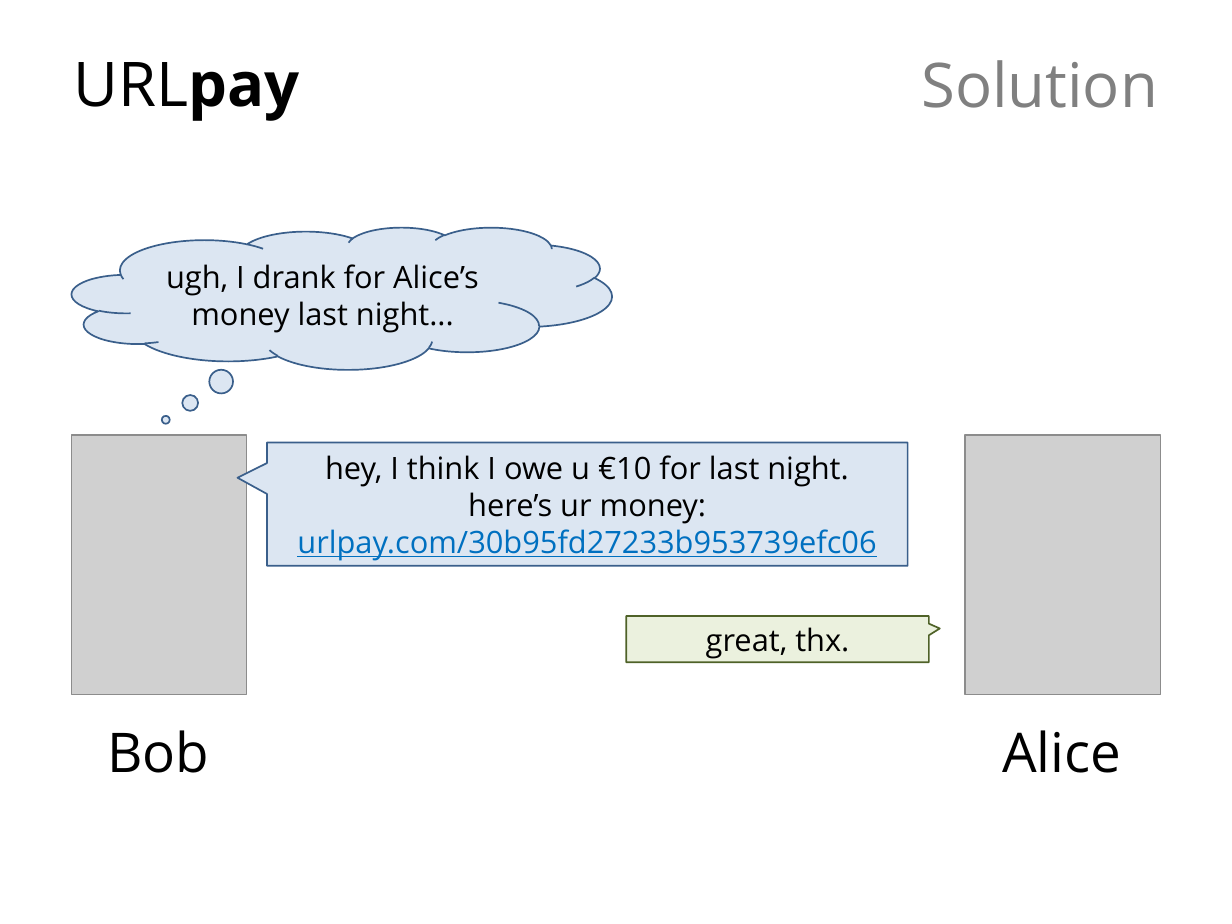
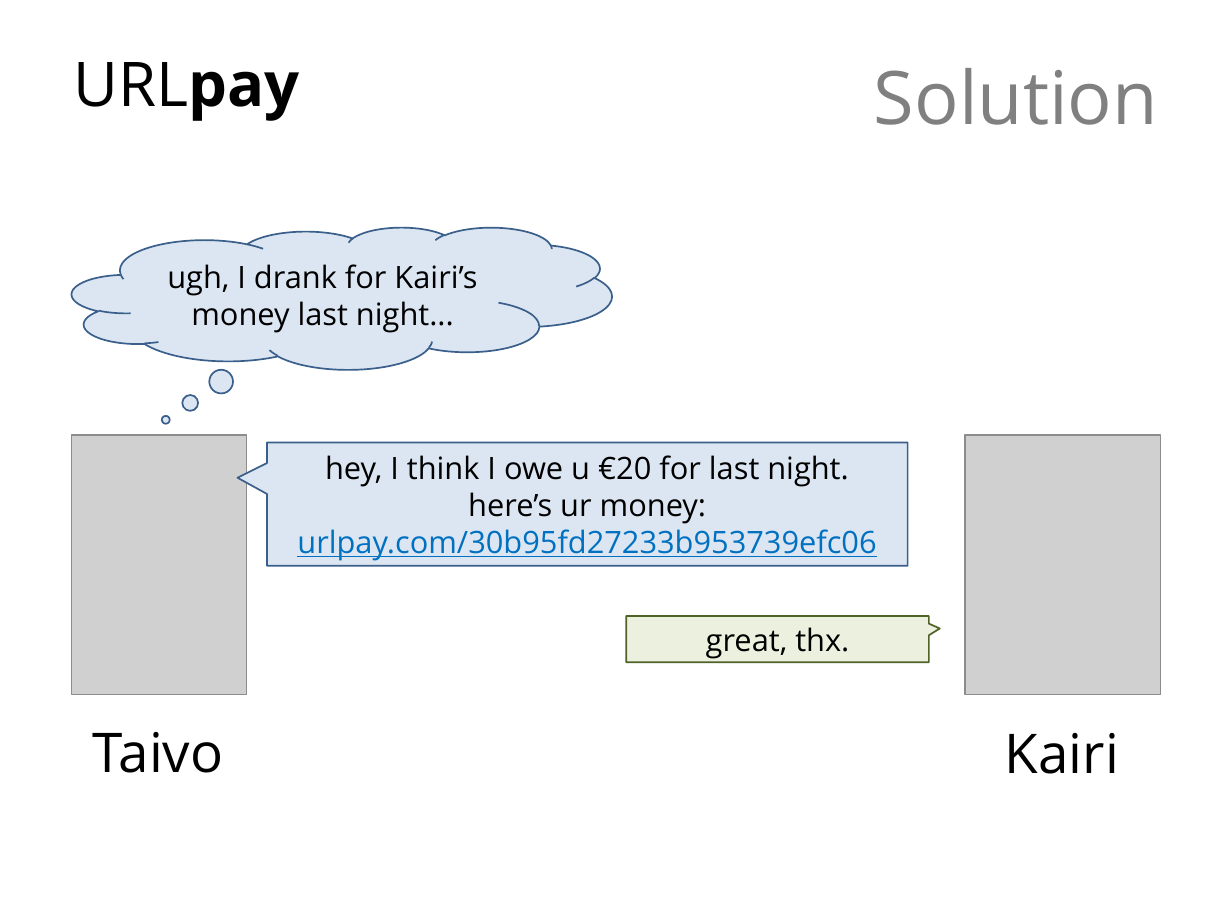
Before and after one commit to stenver/urlpay, a slide deck: slide 4 of pitch/presentation/esitlus.pptx. Drawn at 1232x924 pixels with LibreOffice and Linux fonts; fonts in the diff are those of the drawing; grey boxes stand for pictures. Boxes give left, top, right and bottom in pixels: in the first picture for what was removed or moved away, otherwise in the second. Text is boxed around its words. In the diff, an @@ line names an element or a change of style, - is before the commit and + after.

```diff
--- a/pitch/presentation/esitlus.pptx
+++ b/pitch/presentation/esitlus.pptx
@@ title "Solution": place and size @@
-title "Solution" at (921,60,1157,108)
+title "Solution" at (874,68,1158,125)
@@ title "Solution" at (874,68,1158,125): size 36 to 43.2 pt @@
@@ text in thought cloud at (167,264,477,333): text changed @@
-ugh, I drank for Alice’s money last night...
+ugh, I drank for Kairi’s money last night...
@@ text in speech box at (325,455,848,487): text changed @@
-hey, I think I owe u €10 for last night.
+hey, I think I owe u €20 for last night.
@@ text added at (93,732,224,773), 32 pt, text #000000 @@
+Taivo
@@ text removed at (107,730,209,773) @@
-Bob
@@ text at (1005,733,1119,774): text changed @@
-Alice
+Kairi
```
Also in this commit, not shown: 4 other slides changed, 6 slides added, 5 slides removed.
